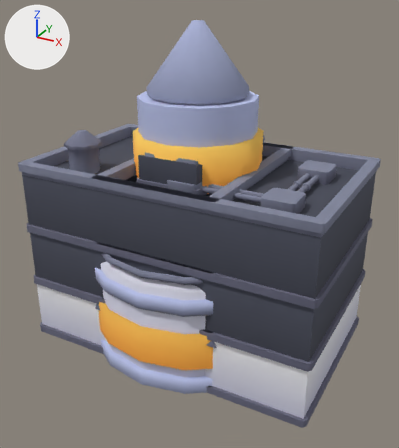
A saved change to the glTF model models/kenney/arch_ind.glb.
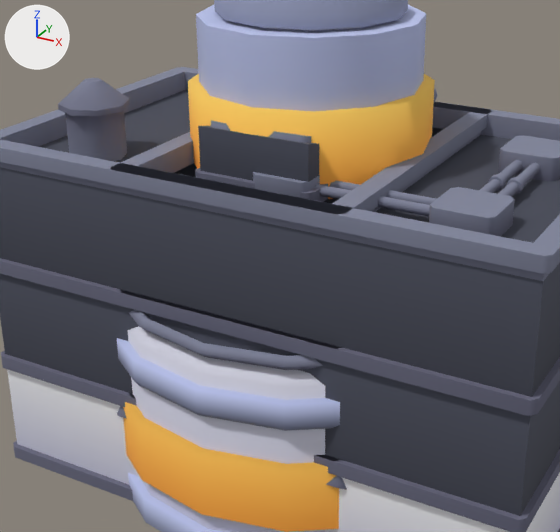
Old and new are each drawn whole from a 50 mm camera at (1.69, -3.05, 2.35) aimed at (0.03, -0.03, 0.84) and again close up on the part from 8% to 83% of the width and 20% to 83% of the height. Every picture has the same lights, and +X, +Y and +Z are marked at upper left. The last two pictures show the newer version. Where no turn or scale is listed for an object, it has been applied to the vertices. Vertices at exactly the same position are counted once.

Objects in the first close-up: 'building-a.001', 'building-d.001', 'chimney-large.001', 'detail-tank-large.001', 'water-tower.001' and 1 more.
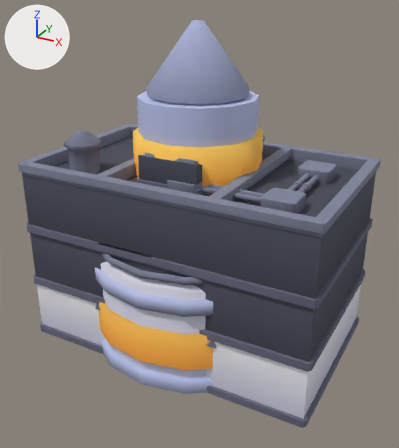
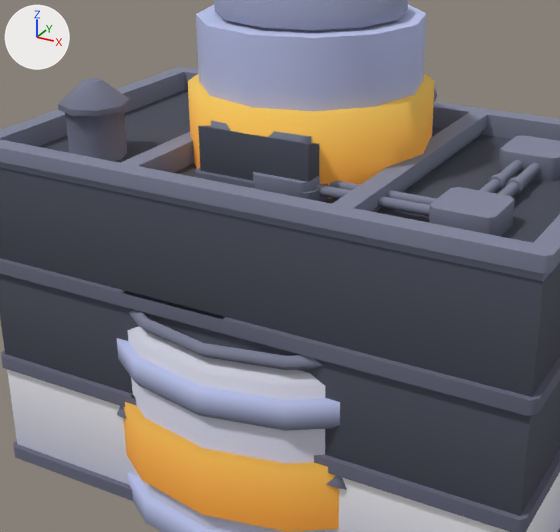
Where the newer file only moved an object's origin or applied its transform, the numbers keep the older frame.

What the commit changed:
me_building_d is used by ob_building_d_001; location (0.0, 0.0, 0.0).
me_building_d had 775 vertices, 1158 faces and spanned x -0.442..0.442, y -0.62..0.8, z 0.0..1.415.
me_building_d now has 608 vertices, 1158 faces and spans x -0.442..0.442, y -0.62..0.8, z 0.0..1.415.
me_building_d part 1: 139 vertices removed from x -0.398..0.442, y -0.62..0.62, z 0.0..1.28.
Other edits to the shape of me_building_d do not show in these pictures.

Where the change shows, as pixel boxes [x1, y1, x2, y2] in the close-ups (560 x 532 px):
part 1 of me_building_d, deleted (mostly hidden): before [114, 102, 491, 461]
